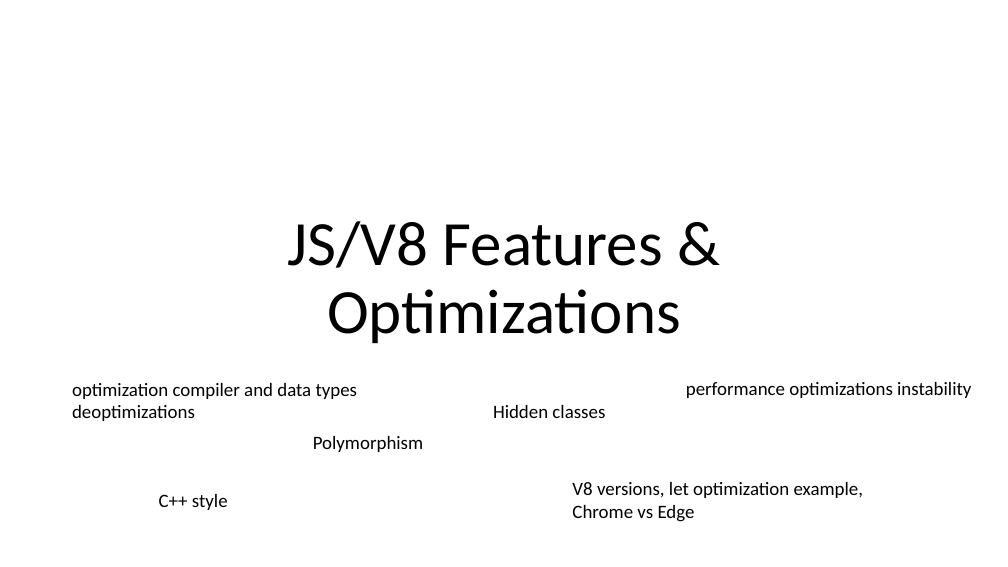
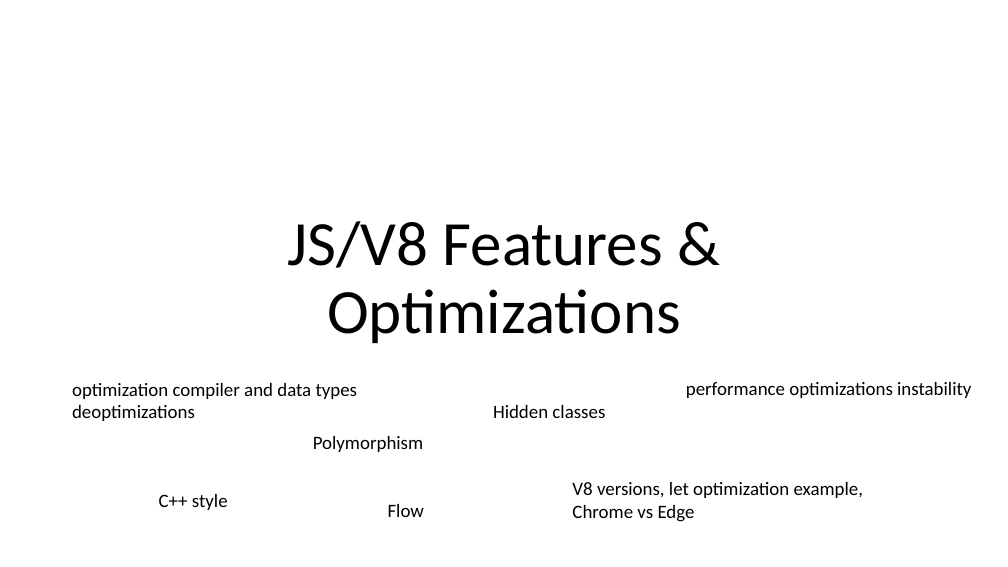
Before and after one commit to AGanyushkin/teraflops, a slide deck: slide 14 of conf.pptx. Drawn at 1008x567 pixels with LibreOffice and Linux fonts; fonts in the diff are those of the drawing. Boxes give left, top, right and bottom in pixels: in the first picture for what was removed or moved away, otherwise in the second. Text is boxed around its words. In the diff, an @@ line names an element or a change of style, - is before the commit and + after.

```diff
--- a/conf.pptx
+++ b/conf.pptx
@@ text added at [388, 504, 424, 517], 18 pt, text #000000 @@
+Flow
```
Also in this commit, not shown: 3 other slides changed, 5 slides added, 1 slide removed.
